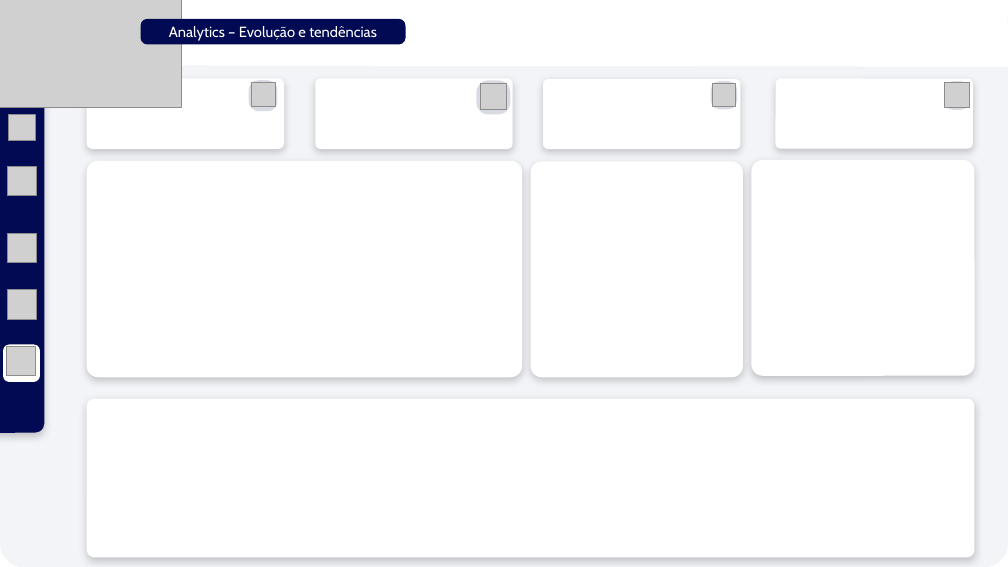
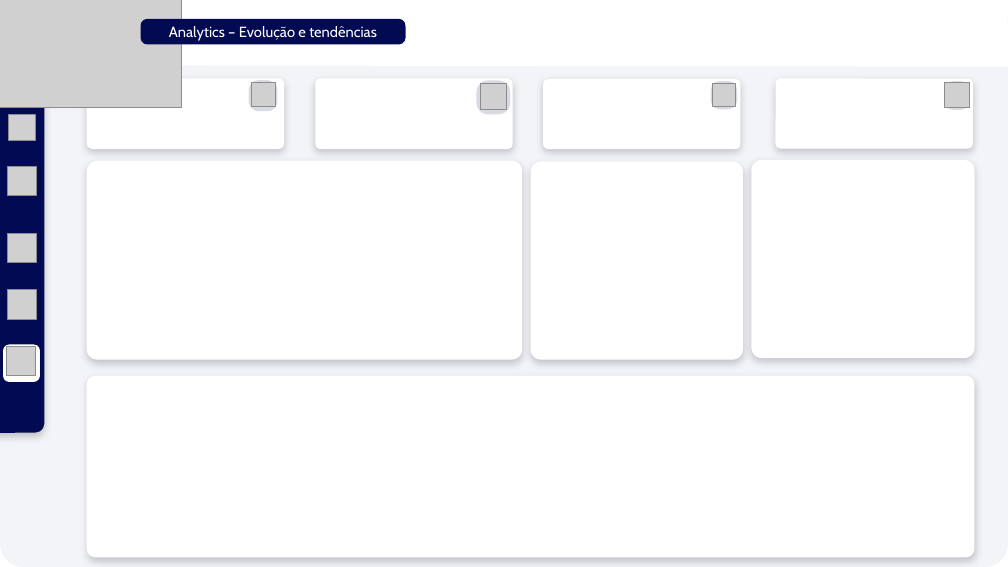
Before and after one commit to Lucas-Pires-ds/controle-orcamentario-analytics-pipeline, a slide deck: slide 5 of dashboards/Mockup dashboard (em construção).pptx. Drawn at 1008x567 pixels with LibreOffice and Linux fonts; fonts in the diff are those of the drawing; grey boxes stand for pictures. Boxes give left, top, right and bottom in pixels: in the first picture for what was removed or moved away, otherwise in the second. Text is boxed around its words. In the diff, an @@ line names an element or a change of style, - is before the commit and + after.

```diff
--- a/dashboards/Mockup dashboard (em construção).pptx
+++ b/dashboards/Mockup dashboard (em construção).pptx
@@ rounded rectangle resized from (x1=87, y1=161, x2=523, y2=377) to (x1=87, y1=161, x2=523, y2=360) @@
@@ rounded rectangle resized from (x1=531, y1=162, x2=743, y2=378) to (x1=531, y1=162, x2=743, y2=360) @@
@@ rounded rectangle resized from (x1=752, y1=160, x2=975, y2=376) to (x1=752, y1=160, x2=975, y2=358) @@
@@ rounded rectangle resized from (x1=87, y1=399, x2=975, y2=557) to (x1=87, y1=376, x2=975, y2=557) @@
```
Also in this commit, not shown: 1 other file.
